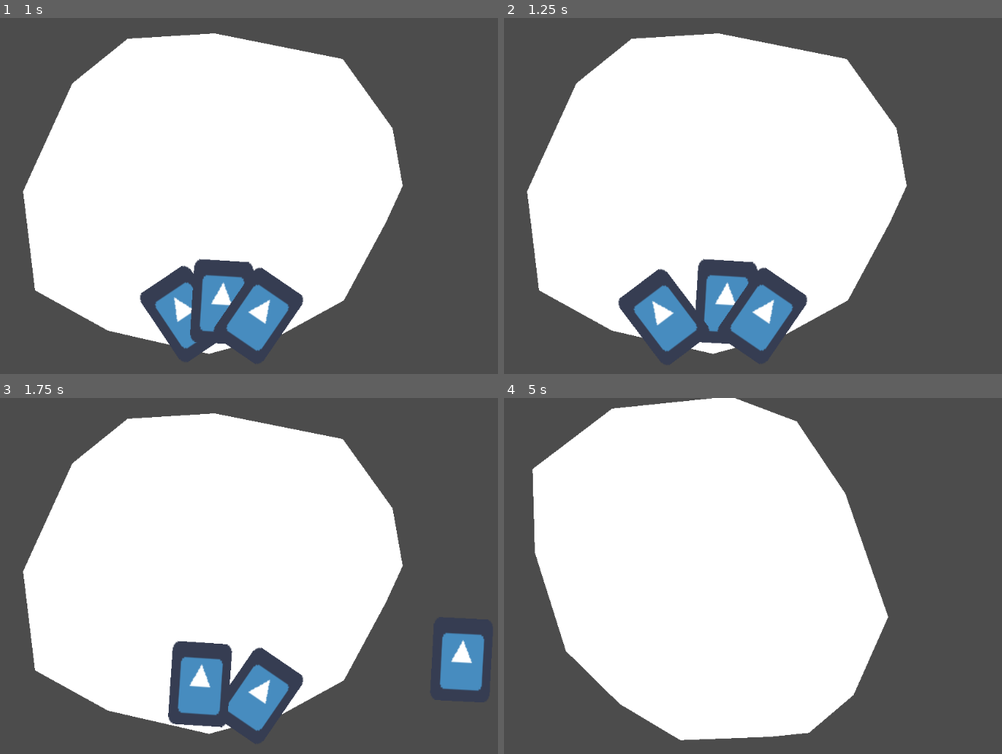
Above: before the commit, frames 1-4 (two rows, left to right).
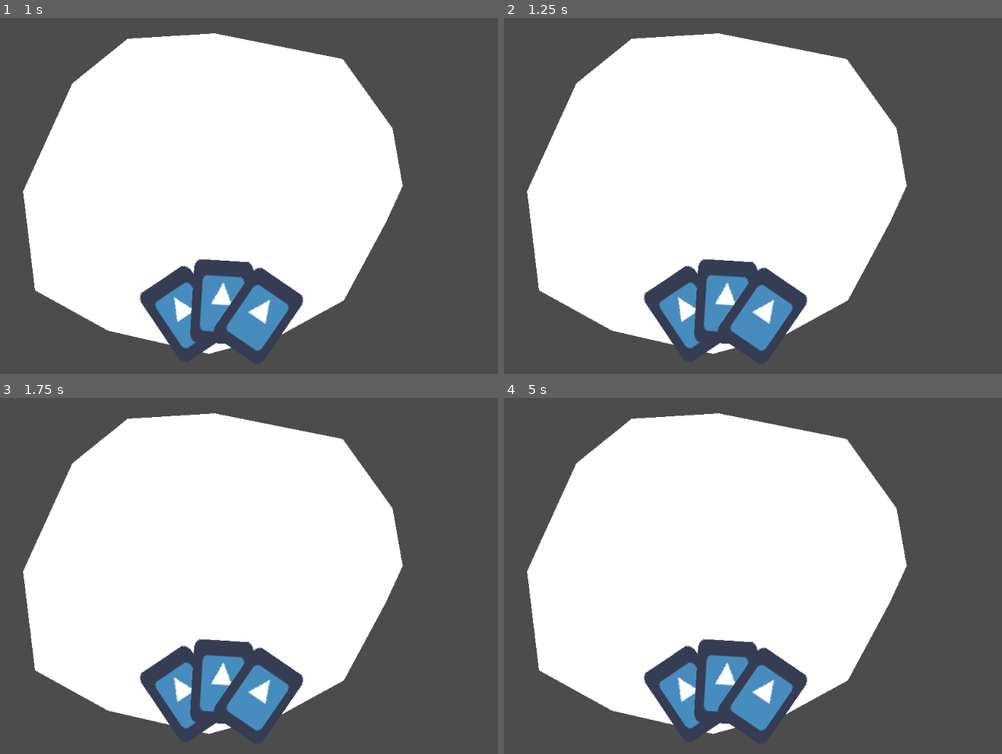
Above: after the commit, the same moments.

Repository: AbeVos/ggj-2022
Game: Godot game, scene res://Board.tscn
Same seed, same stepped clock (60 frames per second), same inputs: the game is played once before the commit and once after it. The engine's default icon, where the game draws it, is replaced by a stand-in: a white triangle on a blue panel in a dark square.
Inputs (mouse positions are in pixels of both pictures, inside the frame that each line leads up to):
- Up to frame 1 (1 s): move the mouse to (353, 178) at 0.52 s; click (353, 178) at 0.67 s
- Up to frame 2 (1.25 s): no input
- Up to frame 3 (1.75 s): drag from (99, 593) to (189, 647) at 1.27 s
- Up to frame 4 (5 s): move the mouse to (782, 497) at 2.02 s; click (782, 497) at 2.17 s; drag from (693, 647) to (538, 522) at 2.77 s; move the mouse to (907, 629) at 3.52 s; click (907, 629) at 3.67 s; drag from (538, 522) to (633, 487) at 4.27 s

Frame 1 is identical in both runs. In frame 2, 2.3% of the frame differs, in the area x 22-44%, y 69-95%; in frame 3, 3.9%; in frame 4, 17%, in the area x 4-81%, y 0-97%.

Commit message:
Allow cards to be picked up and released

Diff:
--- a/Board.tscn
+++ b/Board.tscn
@@ -12,7 +12,7 @@
 
 [node name="Root" type="Node"]
 script = ExtResource( 2 )
-turn_actions = [ "draw", "discard", "rotate" ]
+turn_actions = [ "draw", "place", "discard", "rotate" ]
 
 [node name="Control" type="Control" parent="."]
 anchor_left = 0.5
--- a/handcards/hand-card.gd
+++ b/handcards/hand-card.gd
@@ -1,15 +1,16 @@
 extends Node2D
 class_name HandCard
-signal card_grabbed
+signal card_grabbed(this)
 signal card_released
 signal card_placed
 
 export(Resource) var card_resource setget set_resource
 
+var hand
 var active = false
 var clicked = false
 var dragging = false
-var target
+var target = Vector2.ZERO
 
 
 func _ready():
@@ -18,7 +19,7 @@
 
 func _process(delta):
     if dragging:
-        position = (1 - delta) * position + delta * target
+        global_position = lerp(global_position, target, 10.0 * delta)
 
 
 func _input(event):
@@ -26,23 +27,32 @@
         event is InputEventMouseButton
         and not event.pressed
         and event.button_index == 1
+        and dragging
     ): # Left mouse released.
         clicked = false
         dragging = false
 
+        var offset = hand.get_node("Cards").curve.get_closest_offset(
+            self.global_position)
+        self.get_parent().remove_child(self)
+        hand.add_card(self, offset)
+
         # TODO: If card is over an empty slot, move it to the slot.
         # TODO: Otherwise, return it to the hand.
+    elif event is InputEventMouseMotion and dragging:
+        target = event.position
 
 
-func _on_Area_input_event(_viewport, event, _shape_idx):
+func _on_Area_input_event(_viewport, _event, _shape_idx):
+    # Only called when the mouse is in the area.
     if not clicked:
         return
 
     if not dragging:
         dragging = true
+
+        hand.release_card(self)
         # TODO: Release card from hand.
-
-    target = event.position
 
     # TODO: Check if mouse is pressed and start dragging the card.
 
--- a/handcards/hand.gd
+++ b/handcards/hand.gd
@@ -13,88 +13,109 @@
 
 
 func _ready():
-	card_tween = Tween.new()
-	add_child(card_tween)
+    card_tween = Tween.new()
+    add_child(card_tween)
 
 
 func draw_hand():
-	# Draw random cards.
-	for _idx in range(cards_in_hand):
-		var card = draw_card()
+    # Draw random cards.
+    for _idx in range(cards_in_hand):
+        var card = draw_card()
 
-		var follower = PathFollow2D.new()
-		follower.add_child(card)
-		$Cards.add_child(follower)
+        var follower = PathFollow2D.new()
+        follower.add_child(card)
+        $Cards.add_child(follower)
 
-	move_cards()
-	yield(card_tween, "tween_all_completed")
+    move_cards()
+    yield(card_tween, "tween_all_completed")
 
-	emit_signal("cards_drawn")
+    emit_signal("cards_drawn")
 
 
 func add_card(card: HandCard, start_offset: float):
-	# Add the new card.
-	var follower = PathFollow2D.new()
-	follower.add_child(card)
-	$Cards.add_child(follower)
-	follower.unit_offset = start_offset
+    # Add the new card.
+    var follower = PathFollow2D.new()
+    follower.add_child(card)
+    card.position = Vector2.ZERO
 
-	# TODO: Reorder cards.
+    $Cards.add_child(follower)
+    follower.unit_offset = start_offset
 
-	move_cards()
-	yield(card_tween, "tween_all_completed")
+    # TODO: Reorder cards.
 
-	emit_signal("card_added")
+    move_cards()
+    yield(card_tween, "tween_all_completed")
+
+    emit_signal("card_added")
 
 
 func release_card(card: HandCard):
-	pass
+    for follower in $Cards.get_children():
+        var hand_card = follower.get_node("HandCard")
+
+        if hand_card != card:
+            continue
+
+        follower.remove_child(hand_card)
+        $Cards.remove_child(follower)
+        follower.queue_free()
+
+        add_child(hand_card)
+
+        break
+
+    move_cards()
 
 
 func move_cards():
-	# Move the cards to the correct position.
-	var followers = $Cards.get_children()
-	for idx in range(len(followers)):
-		var offset = 0
+    # Move the cards to the correct position.
+    var followers = $Cards.get_children()
+    for idx in range(len(followers)):
+        var offset = 0
 
-		if len(followers) > 1:
-			offset = float(idx) / (len(followers) - 1)
-		else:
-			offset = 0.5
+        match len(followers):
+            1:
+                offset = 0.5
+            2:
+                offset = (idx + 1) / 3.0
+            _:
+                offset = float(idx) / (len(followers) - 1)
 
-		var follower = followers[idx]
+        var follower = followers[idx]
 
-		card_tween.interpolate_property(
-			follower, "unit_offset",
-			follower.unit_offset, offset, 1.0,
-			Tween.TRANS_QUAD, Tween.EASE_IN_OUT)
+        card_tween.interpolate_property(
+            follower, "unit_offset",
+            follower.unit_offset, offset, 1.0,
+            Tween.TRANS_QUAD, Tween.EASE_IN_OUT)
 
-	card_tween.start()
+    card_tween.start()
 
 
 func draw_card():
-	var card = card_scene.instance()
+    var card = card_scene.instance()
+    card.hand = self
+    card.connect("card_grabbed", self, "release_card")
 
-	# TODO: Assign a random resource.
+    # TODO: Assign a random resource.
 
-	return card
+    return card
 
 
 func _on_Root_next_action(turn, player):
-	match turn:
-		"draw":
-			if player != 0:
-				emit_signal("action_ended", turn, {"skipped": true})
-				return
+    match turn:
+        "draw":
+            if player != 0:
+                emit_signal("action_ended", turn, {"skipped": true})
+                return
 
-			draw_hand()
+            draw_hand()
 
-			yield(self, "cards_drawn")
+            yield(self, "cards_drawn")
 
-			emit_signal("action_ended", turn, {})
-		"place":
-			for follower in $Cards.get_children():
-				var card = follower.get_node("HandCard")
-				card.activate()
-		_:
-			pass
+            emit_signal("action_ended", turn, {})
+        "place":
+            for follower in $Cards.get_children():
+                var card = follower.get_node("HandCard")
+                card.activate()
+        _:
+            pass
